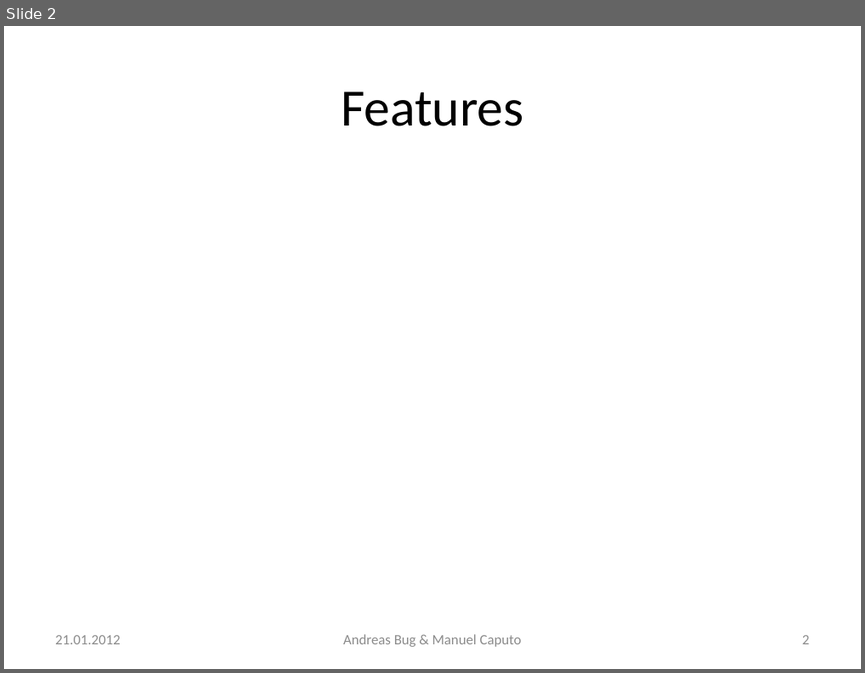
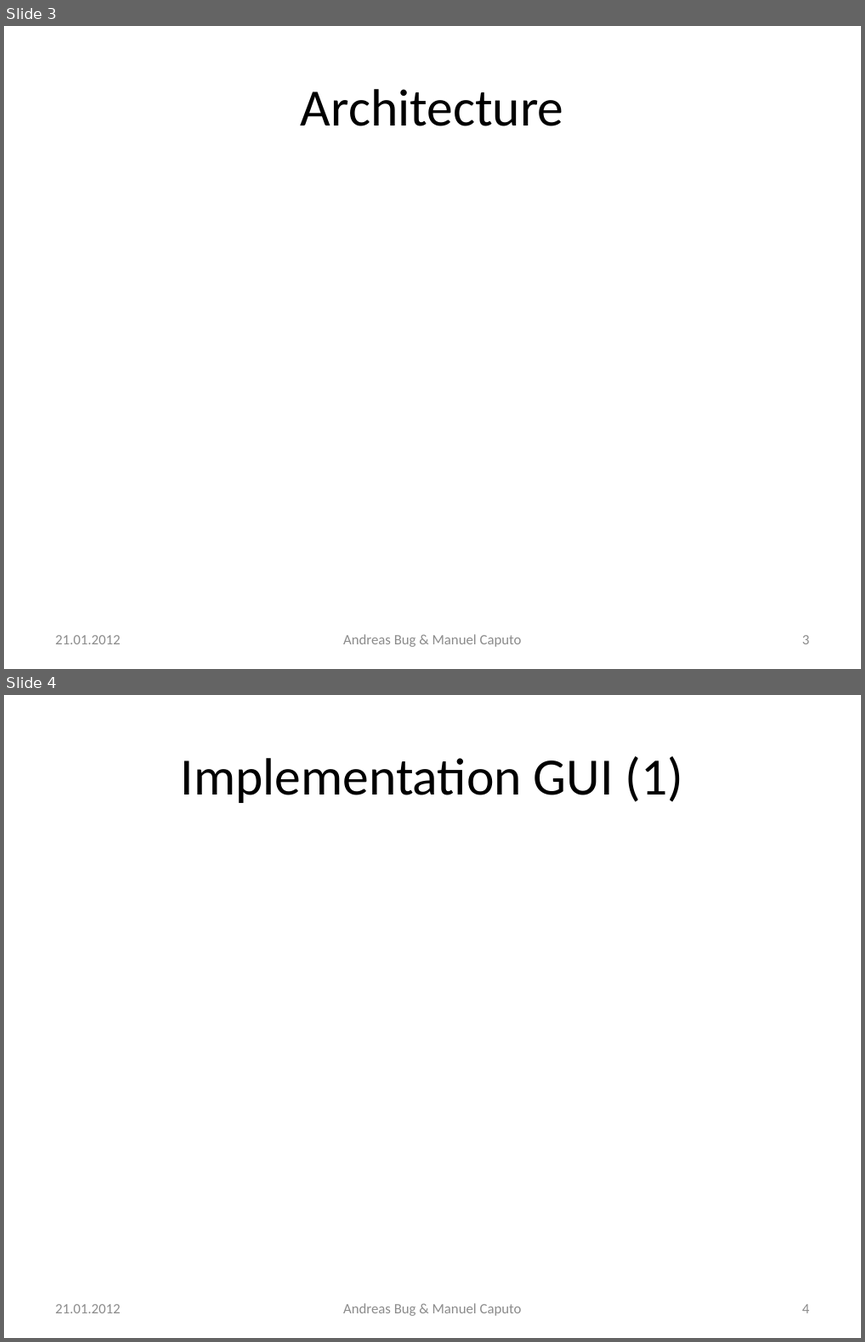
Before and after one commit to n0rf/htwg-grade-app, a slide deck: docs/notenapp-praesi.pptx. Shown one above the other, each under a label of ours: slide 2 before the commit, slides 3 and 4 after it. The pictures are 865x673 and 865x1342 pixels, drawn with LibreOffice and Linux fonts; fonts in the diff are those of the drawing. Boxes give left, top, right and bottom in pixels: in the first picture for what was removed or moved away, otherwise in the second. Text is boxed around its words. In the diff, an @@ line names an element or a change of style, - is before the commit and + after.

```diff
--- a/docs/notenapp-praesi.pptx
+++ b/docs/notenapp-praesi.pptx
@@ slide 4 added at <box>4,695,861,1338</box>, background #FFFFFF @@
@@ title added at <box>181,756,684,803</box>, 44 pt, text #000000 @@
+Implementation GUI (1)
@@ text added at <box>55,1304,120,1313</box>, 12 pt, text #8C8C8C @@
+21.01.2012
@@ text added at <box>343,1303,522,1315</box>, 12 pt, text #8C8C8C @@
+Andreas Bug & Manuel Caputo
@@ page number added at <box>802,1304,809,1313</box>, 12 pt, text #8C8C8C @@
+4
@@ what was slide 2 is now slide 3 @@
@@ slide 3 changed as well @@
@@ title at <box>301,89,563,126</box>: text changed @@
-Features
+Architecture
@@ page number at <box>802,635,809,644</box>: text changed @@
-2
+3
```
Also in this commit, not shown: 2 other slides changed, 6 other slides added, 1 slide removed.
